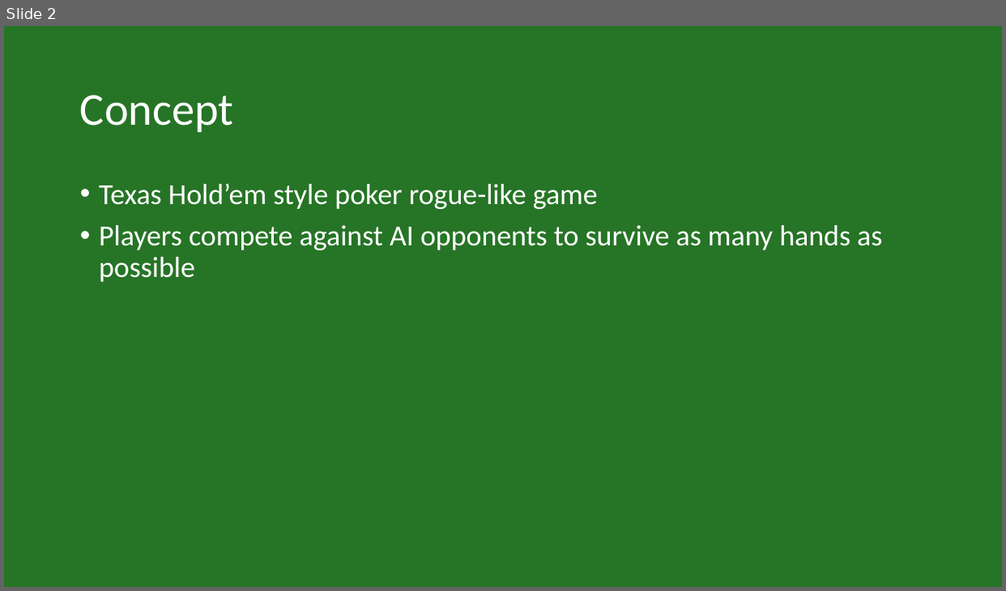
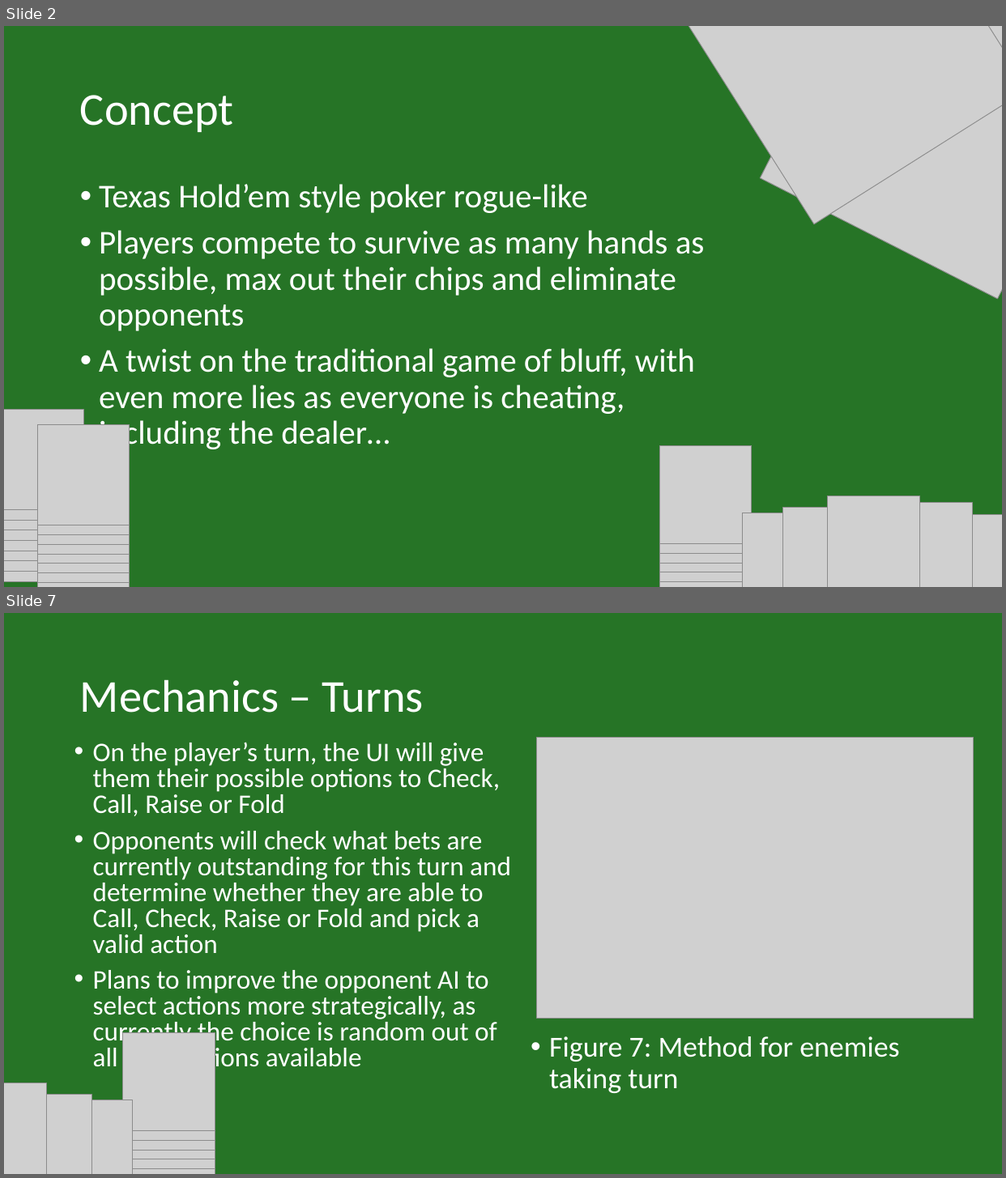
Before and after one commit to IsabelHampton/bluffs-and-bribes, a slide deck: Docs/Bluffs & Bribes Pitch.pptx. Shown one above the other, each under a label of ours: slide 2 before the commit, slides 2 and 7 after it; the slides between them are not shown. The pictures are 1006x591 and 1006x1178 pixels, drawn with LibreOffice and Linux fonts; fonts in the diff are those of the drawing; grey boxes stand for pictures; background and template pictures are left out. Boxes give left, top, right and bottom in pixels: in the first picture for what was removed or moved away, otherwise in the second. Text is boxed around its words. In the diff, an @@ line names an element or a change of style, - is before the commit and + after.

```diff
--- a/Docs/Bluffs & Bribes Pitch.pptx
+++ b/Docs/Bluffs & Bribes Pitch.pptx
@@ slide 7 added at box(4, 613, 1002, 1174), background #267426 @@
@@ title added at box(80, 679, 424, 713), 44 pt, text #FFFFFF @@
+Mechanics – Turns
@@ text added at box(93, 742, 511, 1048), 25.9 pt, text #FFFFFF @@
+• On the player’s turn, the UI will give them their possible options to Check, Call, Raise or Fold
+• Opponents will check what bets are currently outstanding for this turn and determine whether they are able to Call, Check, Raise or Fold and pick a valid action
+• Plans to improve the opponent AI to select actions more strategically, as currently the choice is random out of all valid actions available
@@ picture added at box(536, 737, 974, 1018) @@
@@ text added at box(549, 1037, 899, 1093), 28 pt, text #FFFFFF @@
+• Figure 7: Method for enemies taking turn
@@ group added at box(4, 1033, 215, 1174): 12 pictures @@
@@ slide 2 changed as well @@
@@ picture added at box(678, 26, 1002, 224) @@
@@ picture added at box(760, 26, 1002, 299) @@
@@ text at box(99, 184, 705, 452): text changed; size 28 to 32 pt @@
-• Texas Hold’em style poker rogue-like game
-• Players compete against AI opponents to survive as many hands as possible
+• Texas Hold’em style poker rogue-like
+• Players compete to survive as many hands as possible, max out their chips and eliminate opponents
+• A twist on the traditional game of bluff, with even more lies as everyone is cheating, including the dealer…
@@ group added at box(4, 410, 129, 587): 18 pictures @@
@@ group added at box(661, 446, 1002, 587): 14 pictures @@
```
Also in this commit, not shown: 1 other slide changed, 19 other slides added, 6 slides removed.
